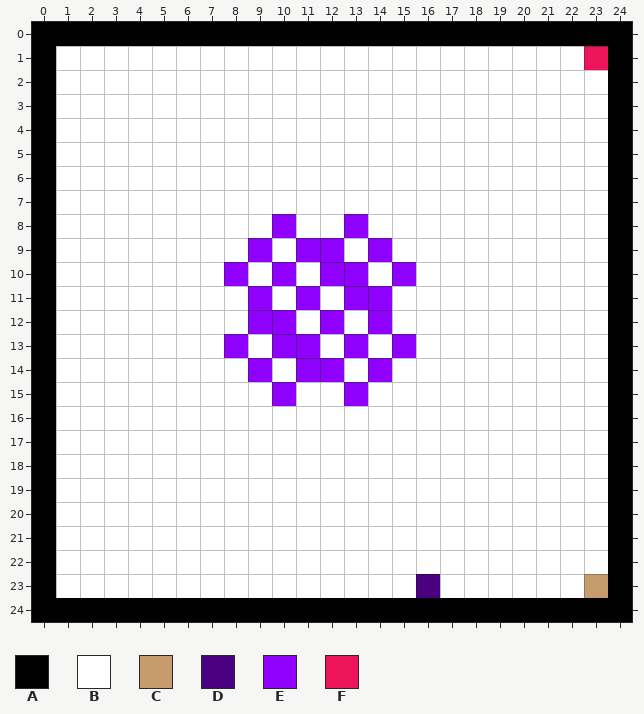
An edit to a level. Tiled map, lib/level9.tmx. This is how it looked before the edit.
Cells are 32x32 px. Shown: x 0..24, y 0..24.
Key: from "map": A 0 "floor", B 1 "white", C 2 "spawn", D 8 "indigo", E 9 "violet", F 11 "goal".
_ is an empty cell.
Layer "Tile Layer 1" before, first column x 0:
 0 AAAAAAAAAAAAAAAAAAAAAAAAA
 1 ABBBBBBBBBBBBBBBBBBBBBBFA
 2 ABBBBBBBBBBBBBBBBBBBBBBBA
 3 ABBBBBBBBBBBBBBBBBBBBBBBA
 4 ABBBBBBBBBBBBBBBBBBBBBBBA
 5 ABBBBBBBBBBBBBBBBBBBBBBBA
 6 ABBBBBBBBBBBBBBBBBBBBBBBA
 7 ABBBBBBBBBBBBBBBBBBBBBBBA
 8 ABBBBBBBBBEBBEBBBBBBBBBBA
 9 ABBBBBBBBEBEEBEBBBBBBBBBA
10 ABBBBBBBEBEBEEBEBBBBBBBBA
11 ABBBBBBBBEBEBEEBBBBBBBBBA
12 ABBBBBBBBEEBEBEBBBBBBBBBA
13 ABBBBBBBEBEEBEBEBBBBBBBBA
14 ABBBBBBBBEBEEBEBBBBBBBBBA
15 ABBBBBBBBBEBBEBBBBBBBBBBA
16 ABBBBBBBBBBBBBBBBBBBBBBBA
17 ABBBBBBBBBBBBBBBBBBBBBBBA
18 ABBBBBBBBBBBBBBBBBBBBBBBA
19 ABBBBBBBBBBBBBBBBBBBBBBBA
20 ABBBBBBBBBBBBBBBBBBBBBBBA
21 ABBBBBBBBBBBBBBBBBBBBBBBA
22 ABBBBBBBBBBBBBBBBBBBBBBBA
23 ABBBBBBBBBBBBBBBDBBBBBBCA
24 AAAAAAAAAAAAAAAAAAAAAAAAA
After:
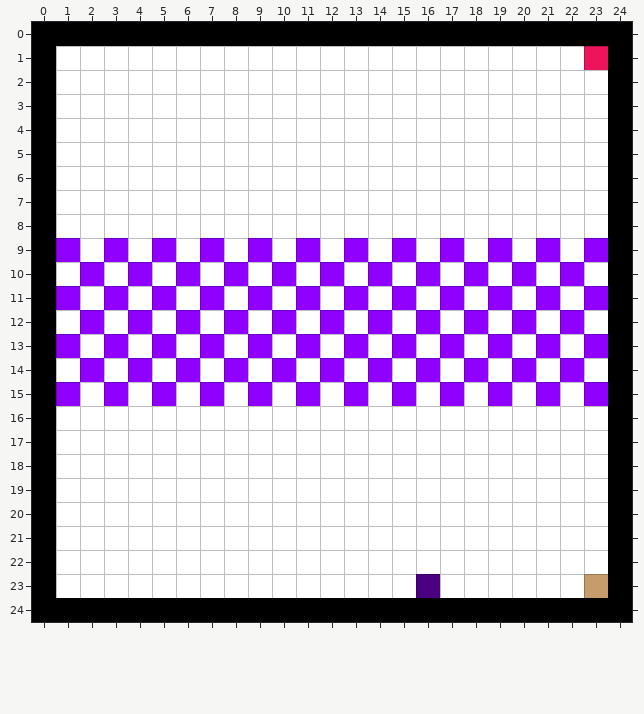
The exact change:
Layer "Tile Layer 1":
Tile E gives way to tile B in row 8 at x 10 and 13; in row 9 at x 12 and 14; in row 10 at x 13 and 15; in row 11 at x 14; in row 12 at x 9; in row 13 at x 8 and 10.
Tile E gives way to tile B in row 14 at x 9 and 11; in row 15 at x 10.
Tile B gives way to tile E in row 9 at x 1, 3, 5, 7, 13, 15, 17, 19, 21 and 23; in row 10 at x 2, 4, 6, 14, 16, 18, 20 and 22; in row 11 at x 1, 3, 5, 7, 15, 17, 19, 21 and 23; in row 12 at x 2, 4, 6, 8, 16, 18, 20 and 22; in row 13 at x 1, 3, 5, 7, 9, 17, 19, 21 and 23; in row 14 at x 2, 4, 6, 8, 10, 16, 18, 20 and 22.
Tile B gives way to tile E in row 15 at x 1, 3, 5, 7, 9, 11, 15, 17, 19, 21 and 23.
Pixel boxes of the changes (left, top, right, bottom) in both pictures:
changed: (272, 214, 296, 238)
changed: (320, 214, 608, 406)
changed: (56, 238, 320, 406)
